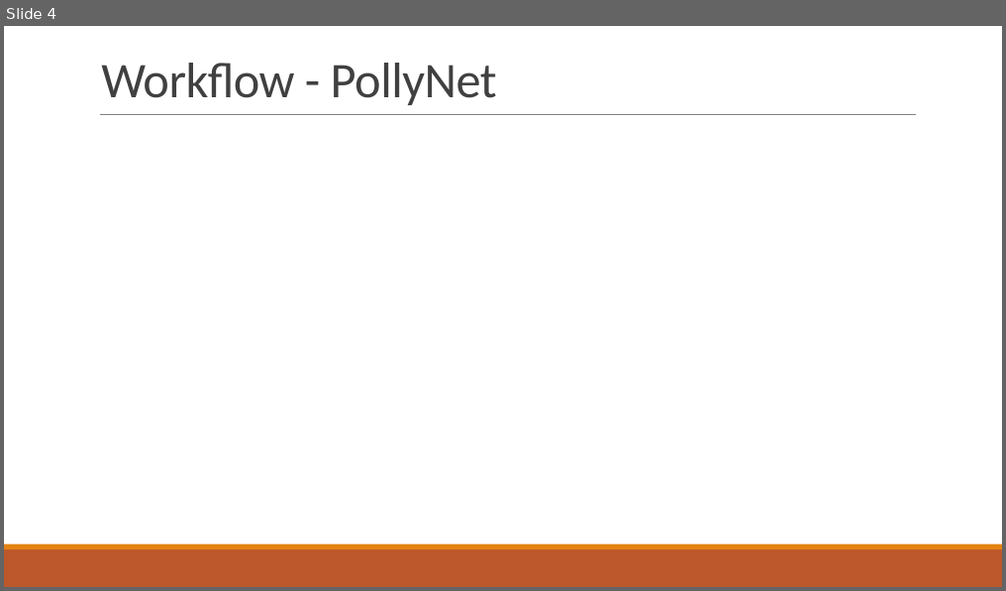
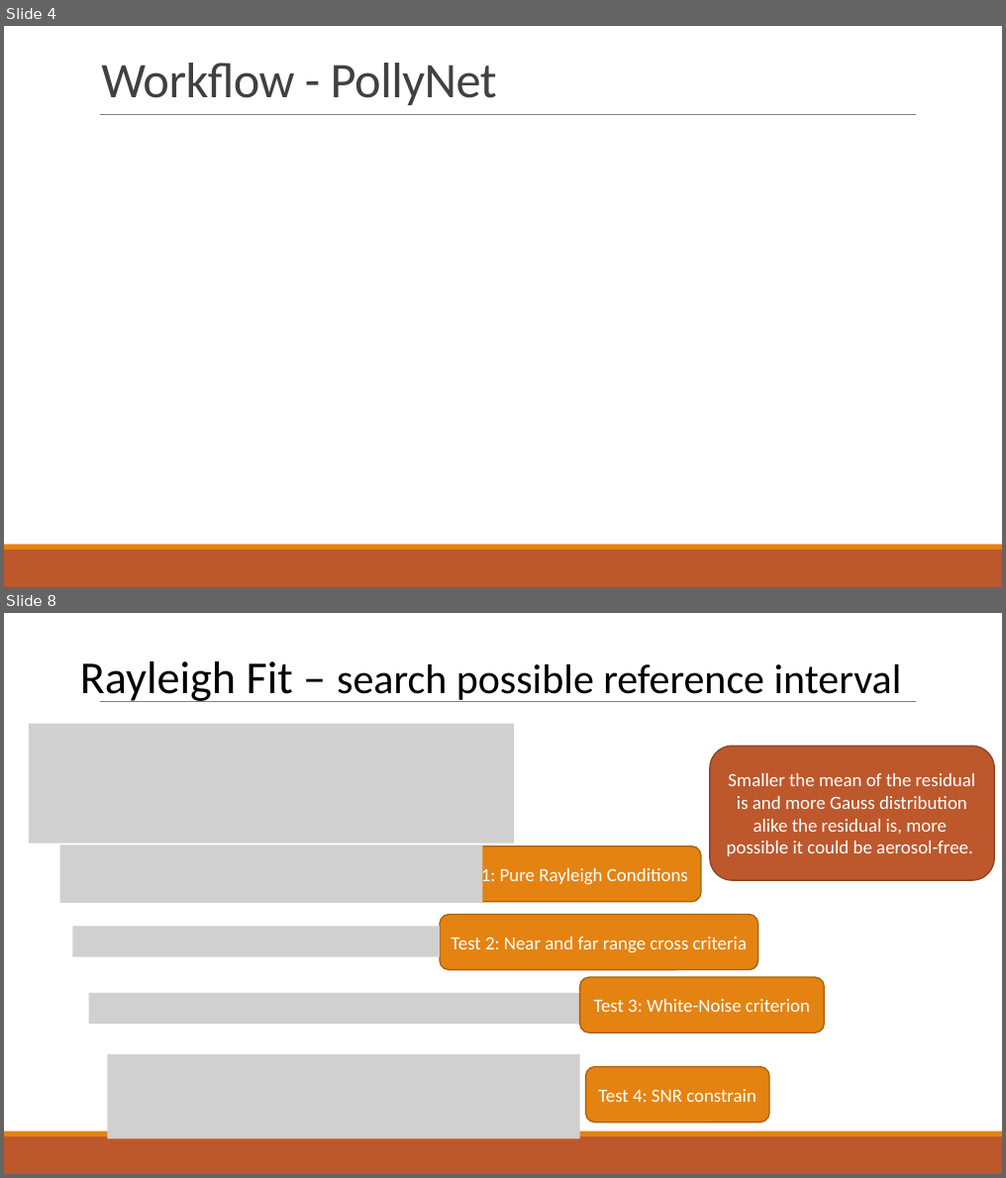
Before and after one commit to PollyNET/Pollynet_Processing_Chain, a slide deck: doc/Pollynet_Processing_Chain.pptx. Shown one above the other, each under a label of ours: slide 4 before the commit, slides 4 and 8 after it; the slides between them are not shown. The pictures are 1006x591 and 1006x1178 pixels, drawn with LibreOffice and Linux fonts; fonts in the diff are those of the drawing; grey boxes stand for pictures. Boxes give left, top, right and bottom in pixels: in the first picture for what was removed or moved away, otherwise in the second. Text is boxed around its words. In the diff, an @@ line names an element or a change of style, - is before the commit and + after.

```diff
--- a/doc/Pollynet_Processing_Chain.pptx
+++ b/doc/Pollynet_Processing_Chain.pptx
@@ slide 8 added at (x1=4, y1=613, x2=1002, y2=1174), background #FFFFFF; not listed: 3 template elements that a slide beside it also shows @@
@@ text added at (x1=80, y1=662, x2=902, y2=702), 40 pt, text #000000 @@
+Rayleigh Fit – search possible reference interval
@@ picture added at (x1=29, y1=724, x2=514, y2=844) @@
@@ rounded rectangle added at (x1=710, y1=747, x2=994, y2=881), fill #BD582C, outline #8C4121 1.25 pt, 18 pt, text #FFFFFF @@
+Smaller the mean of the residual is and more Gauss distribution alike the residual is, more possible it could be aerosol-free.
@@ picture added at (x1=60, y1=845, x2=483, y2=903) @@
@@ rounded rectangle added at (x1=435, y1=847, x2=701, y2=902), fill #E48312, outline #A9610D 1.25 pt, 18 pt, text #FFFFFF @@
+Test 1: Pure Rayleigh Conditions
@@ picture added at (x1=73, y1=926, x2=440, y2=957) @@
@@ rounded rectangle added at (x1=440, y1=915, x2=758, y2=970), fill #E48312, outline #A9610D 1.25 pt, 18 pt, text #FFFFFF @@
+Test 2: Near and far range cross criteria
@@ picture added at (x1=88, y1=993, x2=580, y2=1024) @@
@@ rounded rectangle added at (x1=580, y1=977, x2=824, y2=1033), fill #E48312, outline #A9610D 1.25 pt, 18 pt, text #FFFFFF @@
+Test 3: White-Noise criterion
@@ picture added at (x1=107, y1=1055, x2=580, y2=1140) @@
@@ rounded rectangle added at (x1=586, y1=1067, x2=769, y2=1123), fill #E48312, outline #A9610D 1.25 pt, 18 pt, text #FFFFFF @@
+Test 4: SNR constrain
```
Also in this commit, not shown: 7 other slides added, 13 other files.
